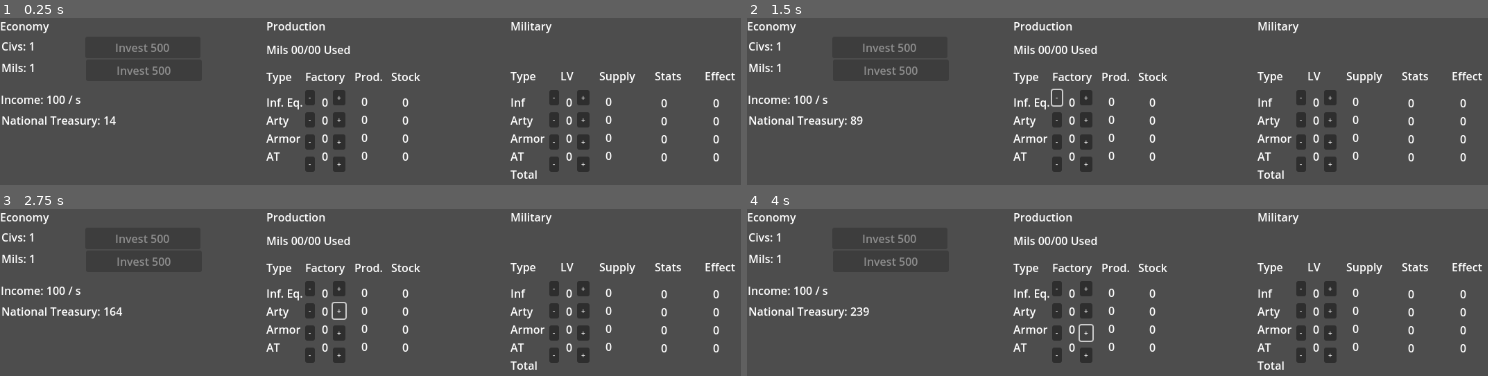
Above: before the commit, frames 1-4 (two rows, left to right).
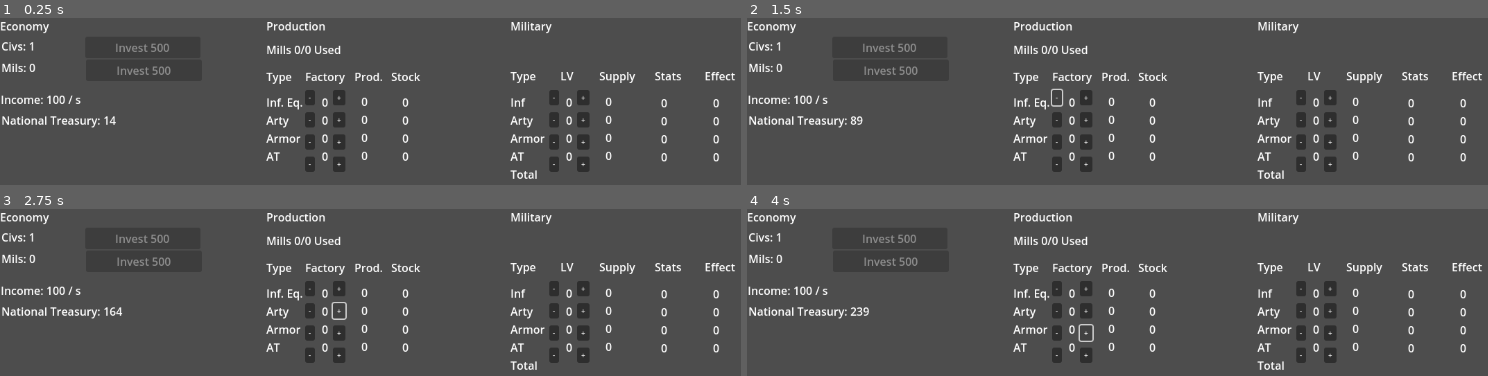
Above: after the commit, the same moments.

Repository: dwlee0802/AttritionWarfare
Game: Godot game, scene res://Scene/game.tscn
Same seed, same stepped clock (60 frames per second), same inputs: the game is played once before the commit and once after it.
Inputs:
- Up to frame 1 (0.25 s): no input
- Up to frame 2 (1.5 s): click "+" at 0.5 s; click "-" at 1.25 s
- Up to frame 3 (2.75 s): click "+" at 2 s
- Up to frame 4 (4 s): click "-" at 2.75 s; click "+" at 3.5 s

The runs differ from the first frame. In frame 1, 0.3% of the frame differs, in the area x 3-48%, y 16-33%; in frame 2, 0.3%; in frame 3, 0.3%; in frame 4, 0.3%.

Commit message:
Implemented production and its UI.

Diff:
--- a/Scene/EconomyTab.gd
+++ b/Scene/EconomyTab.gd
@@ -20,19 +20,20 @@
 
 # Called every frame. 'delta' is the elapsed time since the previous frame.
 func _process(_delta):
-	civInvestButton.text = "Invest " + str(Game.playerNation.civCount * Game.playerNation.baseInvestmentAmount)
+	civInvestButton.text = "Invest " + str(Game.playerNation.civInvestmentAmount)
 	if Game.playerNation.CivInvestAvailable():
 		civInvestButton.disabled = false
 	else:
 		civInvestButton.disabled = true
 
-	milInvestButton.text = "Invest " + str(Game.playerNation.milCount * Game.playerNation.baseInvestmentAmount)
+	milInvestButton.text = "Invest " + str(Game.playerNation.milInvestmentAmount)
 	if Game.playerNation.MilInvestAvailable():
 		milInvestButton.disabled = false
 	else:
 		milInvestButton.disabled = true
 
 	nationalTreasuryLabel.text = "National Treasury: " + str(Game.playerNation.nationalTreasury)
+
 	incomeLabel.text = "Income: " + str(Game.playerNation.revenuePerCiv * Game.playerNation.civCount) + " / s"
 	civCountLabel.text = "Civs: " + str(Game.playerNation.civCount)
 	milCountLabel.text = "Mils: " + str(Game.playerNation.milCount)
--- /dev/null
+++ b/Scene/ProductionTab.gd
@@ -0,0 +1,28 @@
+extends Label
+
+var milUsageLabel
+
+var factoryCountLabel
+var producedLabel
+var stockLabel
+
+
+# Called when the node enters the scene tree for the first time.
+func _ready():
+	milUsageLabel = $MilUsageLabel
+	factoryCountLabel = $DataColumns/FactoryCountLabel
+	producedLabel = $DataColumns/ProducedLabel
+	stockLabel = $DataColumns/StockLabel
+
+
+# Called every frame. 'delta' is the elapsed time since the previous frame.
+func _process(_delta):
+	factoryCountLabel.text = ""
+	producedLabel.text = ""
+	stockLabel.text = ""
+
+	milUsageLabel.text = "Mills " + str(-(Game.playerNation.FreeMilCount() - Game.playerNation.milCount))+ "/" + str(Game.playerNation.milCount) + " Used"
+	for i in range(Game.playerNation.industry.TYPE_COUNT):
+		factoryCountLabel.text += str(Game.playerNation.industry.factoryAssignment[i]) + "\n"
+		producedLabel.text += str(Game.playerNation.industry.factoryAssignment[i] * Game.playerNation.industry.productionPerFactory[i]) + "\n"
+		stockLabel.text += str(int(Game.playerNation.industry.stock[i])) + "\n"
--- a/Scene/game.tscn
+++ b/Scene/game.tscn
@@ -1,8 +1,9 @@
-[gd_scene load_steps=4 format=3 uid="uid://bvyo1sjvno0yx"]
+[gd_scene load_steps=5 format=3 uid="uid://bvyo1sjvno0yx"]
 
 [ext_resource type="Script" path="res://Script/Nation.gd" id="1_61ht0"]
 [ext_resource type="Script" path="res://Scene/game.gd" id="1_njrv5"]
 [ext_resource type="Script" path="res://Scene/EconomyTab.gd" id="2_3ln5g"]
+[ext_resource type="Script" path="res://Scene/ProductionTab.gd" id="3_5ub18"]
 
 [node name="Game" type="Control"]
 layout_mode = 3
@@ -74,6 +75,7 @@
 offset_right = 470.0
 offset_bottom = 40.0
 text = "Production"
+script = ExtResource("3_5ub18")
 
 [node name="MilUsageLabel" type="Label" parent="ProductionTab"]
 layout_mode = 0
@@ -410,3 +412,11 @@
 
 [connection signal="pressed" from="EconomyTab/CivInvestButton" to="PlayerNation" method="CivInvest"]
 [connection signal="pressed" from="EconomyTab/MilInvestButton" to="PlayerNation" method="MilInvest"]
+[connection signal="pressed" from="ProductionTab/DataColumns/IncreaseLevelButton" to="PlayerNation" method="AssignMil" binds= [0, 1]]
+[connection signal="pressed" from="ProductionTab/DataColumns/DecreaseLevelButton" to="PlayerNation" method="AssignMil" binds= [0, -1]]
+[connection signal="pressed" from="ProductionTab/DataColumns/IncreaseLevelButton2" to="PlayerNation" method="AssignMil" binds= [1, 1]]
+[connection signal="pressed" from="ProductionTab/DataColumns/DecreaseLevelButton2" to="PlayerNation" method="AssignMil" binds= [1, -1]]
+[connection signal="pressed" from="ProductionTab/DataColumns/IncreaseLevelButton3" to="PlayerNation" method="AssignMil" binds= [2, 1]]
+[connection signal="pressed" from="ProductionTab/DataColumns/DecreaseLevelButton3" to="PlayerNation" method="AssignMil" binds= [2, -1]]
+[connection signal="pressed" from="ProductionTab/DataColumns/IncreaseLevelButton4" to="PlayerNation" method="AssignMil" binds= [3, 1]]
+[connection signal="pressed" from="ProductionTab/DataColumns/DecreaseLevelButton4" to="PlayerNation" method="AssignMil" binds= [3, -1]]
--- /dev/null
+++ b/Script/Industry.gd
@@ -0,0 +1,16 @@
+class_name Industry
+
+enum ProductionType {InfantryEquipment, Artillery, Armored, AntiTank}
+const TYPE_COUNT = 4
+
+var stock = [0, 0, 0, 0]
+
+var factoryAssignment = [0, 0, 0, 0]
+
+var productionPerFactory = [100, 10, 10, 10]
+
+
+# Called every frame. 'delta' is the elapsed time since the previous frame.
+func Production(delta):
+	for i in range(TYPE_COUNT):
+		stock[i] += factoryAssignment[i] * productionPerFactory[i] * delta
--- a/Script/Nation.gd
+++ b/Script/Nation.gd
@@ -3,12 +3,14 @@
 
 var nationalTreasury: int = 0
 var civCount: int = 1
-var milCount: int = 1
+var milCount: int = 0
 
 var revenuePerCiv: int = 100
-var baseInvestmentAmount = 500
+var civInvestmentAmount = 500
+var milInvestmentAmount = 500
 
 @onready var military: Military = Military.new()
+@onready var industry: Industry = Industry.new()
 
 
 # Called when the node enters the scene tree for the first time.
@@ -19,27 +21,42 @@
 # Called every frame. 'delta' is the elapsed time since the previous frame.
 func _process(delta):
 	nationalTreasury += revenuePerCiv * civCount * delta
+	industry.Production(delta)
 
 
 func CivInvest():
-	nationalTreasury -= baseInvestmentAmount * civCount
+	nationalTreasury -= civInvestmentAmount
 	civCount += 1
+	civInvestmentAmount *= 2
 
 
 func CivInvestAvailable() -> bool:
-	if nationalTreasury >= baseInvestmentAmount * civCount:
+	if nationalTreasury >= civInvestmentAmount:
 		return true
 	else:
 		return false
 
 
 func MilInvest():
-	nationalTreasury -= baseInvestmentAmount * milCount
+	nationalTreasury -= milInvestmentAmount
 	milCount += 1
+	milInvestmentAmount *= 2
 
 
 func MilInvestAvailable() -> bool:
-	if nationalTreasury >= baseInvestmentAmount * milCount:
+	if nationalTreasury >= milInvestmentAmount:
 		return true
 	else:
 		return false
+
+
+func AssignMil(type, amount):
+	if (amount > 0 and FreeMilCount() > 0) or (amount < 0 and industry.factoryAssignment[type] > 0):
+		industry.factoryAssignment[type] += amount
+
+
+func FreeMilCount():
+	var sum = 0
+	for i in range(industry.TYPE_COUNT):
+		sum += industry.factoryAssignment[i]
+	return milCount - sum
--- a/project.godot
+++ b/project.godot
@@ -13,7 +13,6 @@
 config/name="Attrition Warfare"
 run/main_scene="res://Scene/game.tscn"
 config/features=PackedStringArray("4.2", "GL Compatibility")
-config/icon="res://icon.svg"
 
 [rendering]
 
